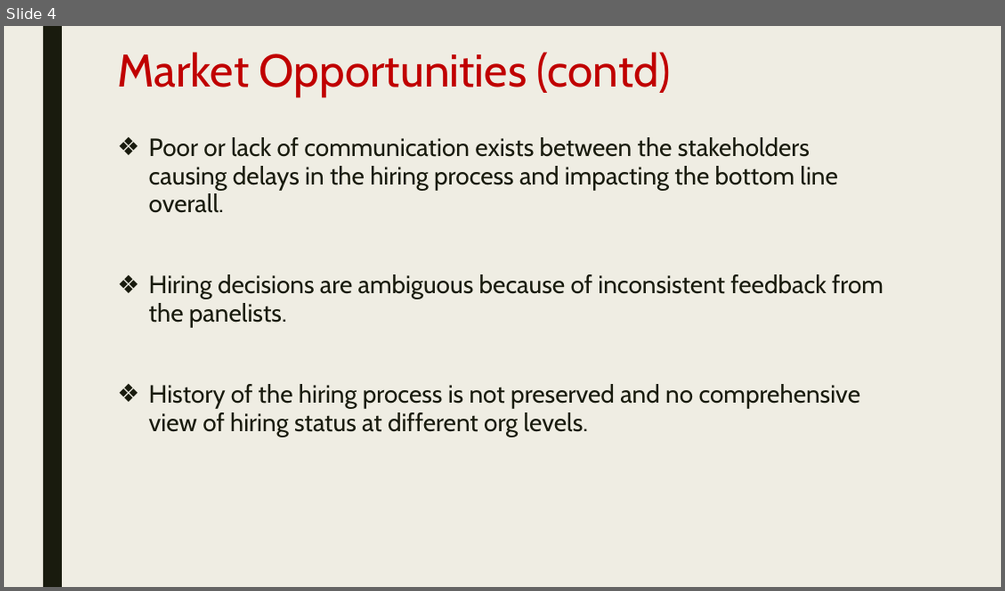
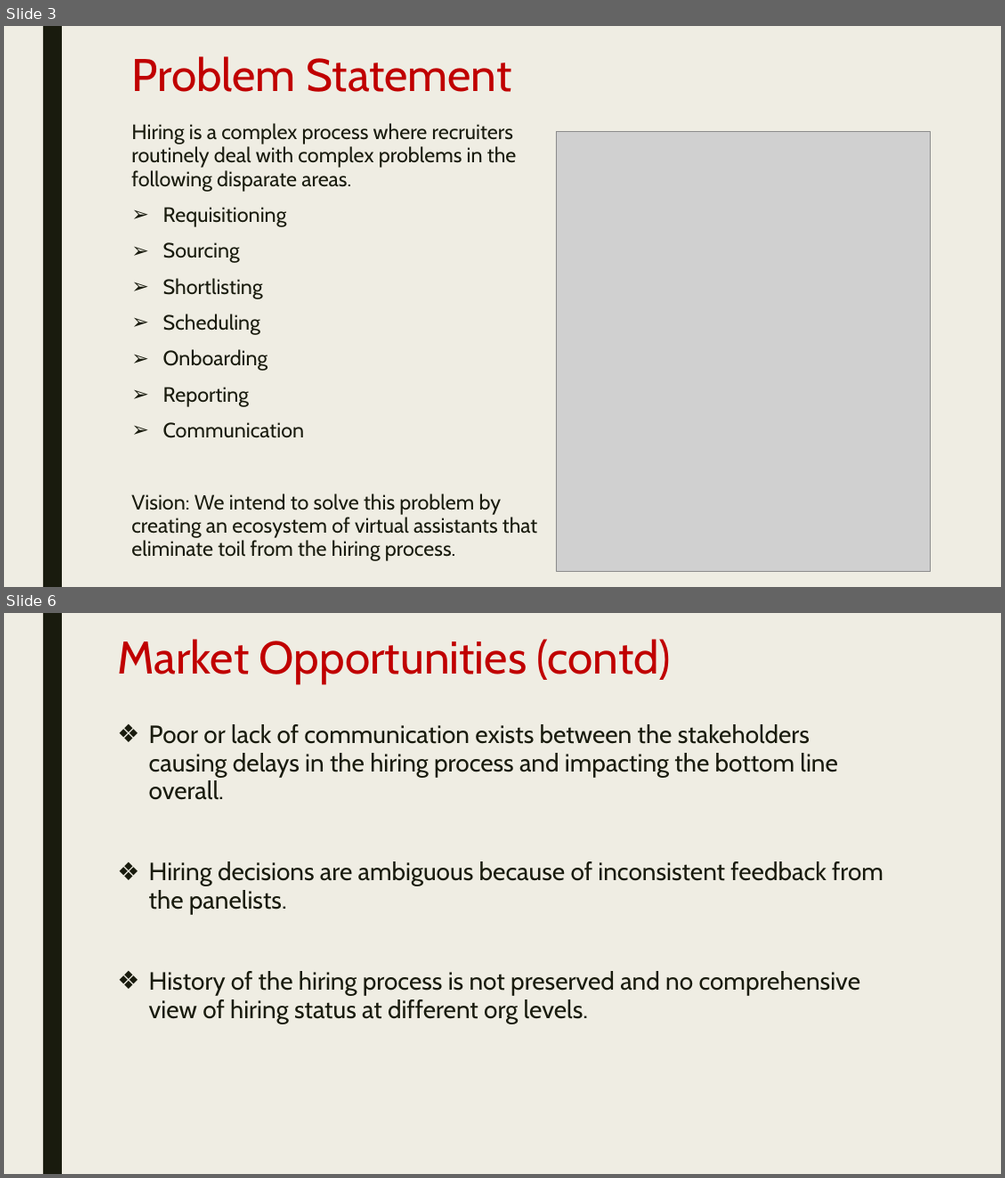
Before and after one commit to smuralimohan/intscheduler, a slide deck: Presentations/InterviewScheduler.pptx. Shown one above the other, each under a label of ours: slide 4 before the commit, slides 3 and 6 after it; the slides between them are not shown. The pictures are 1005x591 and 1005x1178 pixels, drawn with LibreOffice and Linux fonts; fonts in the diff are those of the drawing; grey boxes stand for pictures. Boxes give left, top, right and bottom in pixels: in the first picture for what was removed or moved away, otherwise in the second. Text is boxed around its words. In the diff, an @@ line names an element or a change of style, - is before the commit and + after.

```diff
--- a/Presentations/InterviewScheduler.pptx
+++ b/Presentations/InterviewScheduler.pptx
@@ slide 3 added at bbox=[4, 26, 1001, 587], background #EFEDE3; not listed: 1 template element that a slide beside it also shows @@
@@ title added at bbox=[131, 56, 512, 92], 44 pt, text #C00000 @@
+Problem Statement
@@ text added at bbox=[131, 123, 537, 561], 20 pt, text #191B0E @@
+Hiring is a complex process where recruiters routinely deal with complex problems in the following disparate areas.
+➢ Requisitioning
+➢ Sourcing
+➢ Shortlisting
+➢ Scheduling
+➢ Onboarding
+➢ Reporting
+➢ Communication
+Vision: We intend to solve this problem by creating an ecosystem of virtual assistants that eliminate toil from the hiring process.
@@ picture added at bbox=[556, 131, 930, 572] @@
@@ what was slide 4 is now slide 6 @@
```
Also in this commit, not shown: 3 slides changed, 1 other slide added, 17 other files.
